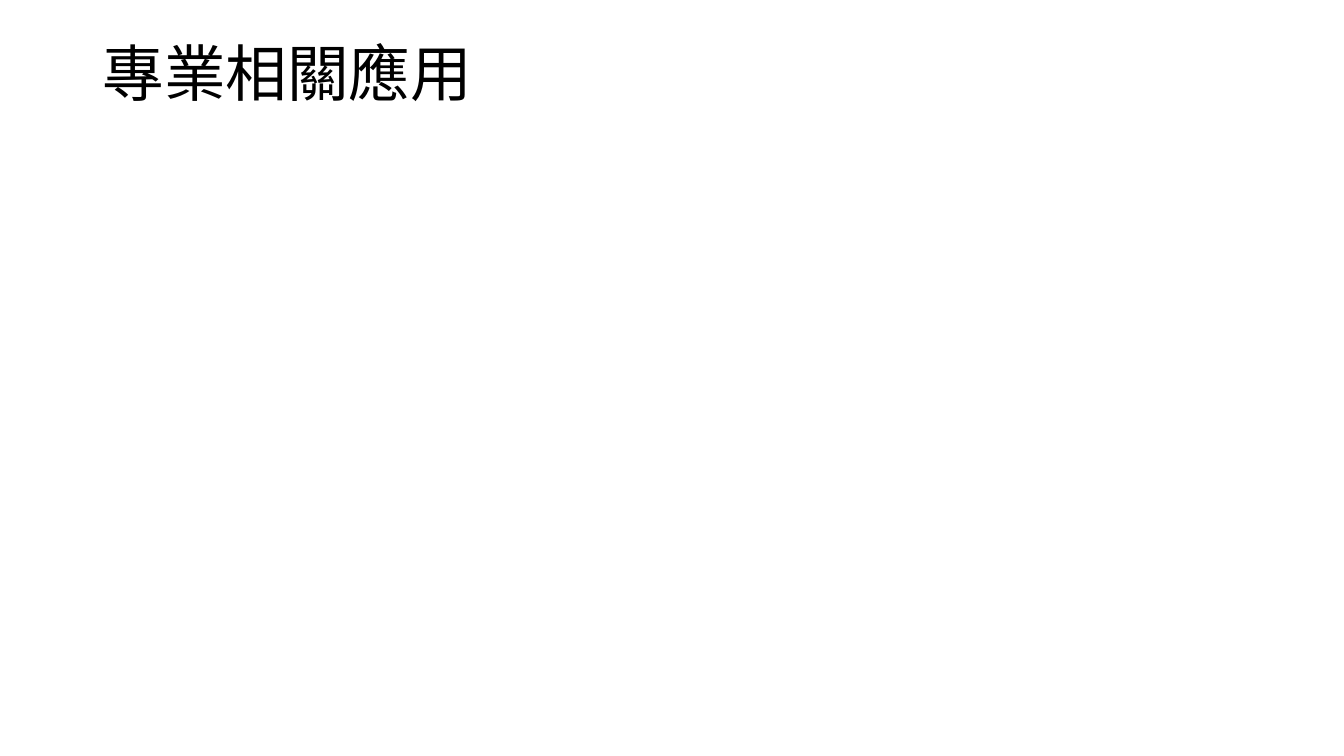
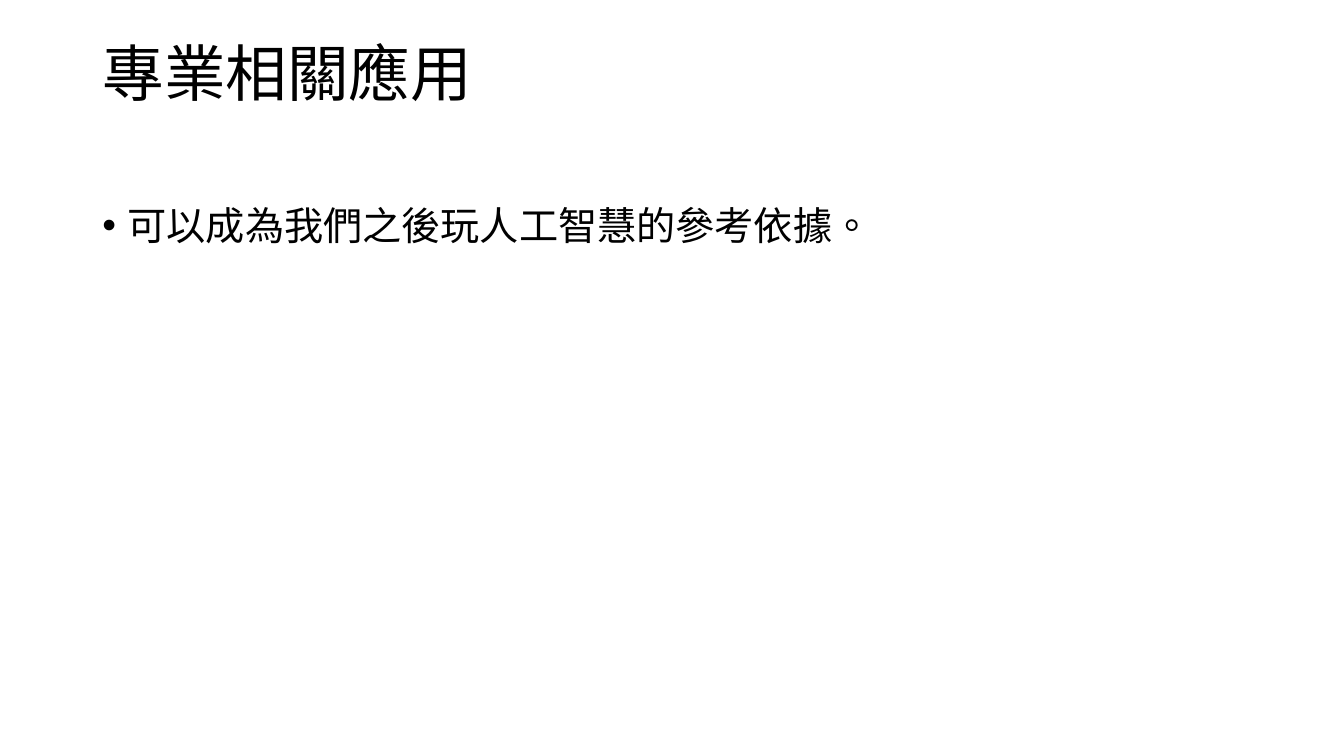
Before and after one commit to 100001010/university-project, a slide deck: slide 15 of report/人工智慧簡報.pptx. Drawn at 1344x756 pixels with LibreOffice and Linux fonts; fonts in the diff are those of the drawing. Boxes give left, top, right and bottom in pixels: in the first picture for what was removed or moved away, otherwise in the second. Text is boxed around its words. In the diff, an @@ line names an element or a change of style, - is before the commit and + after.

```diff
--- a/report/人工智慧簡報.pptx
+++ b/report/人工智慧簡報.pptx
@@ text added at [128, 207, 872, 244], 28 pt, text #000000 @@
+• 可以成為我們之後玩人工智慧的參考依據。
```
Also in this commit, not shown: 6 other slides changed, 1 slide added, 1 slide removed.
